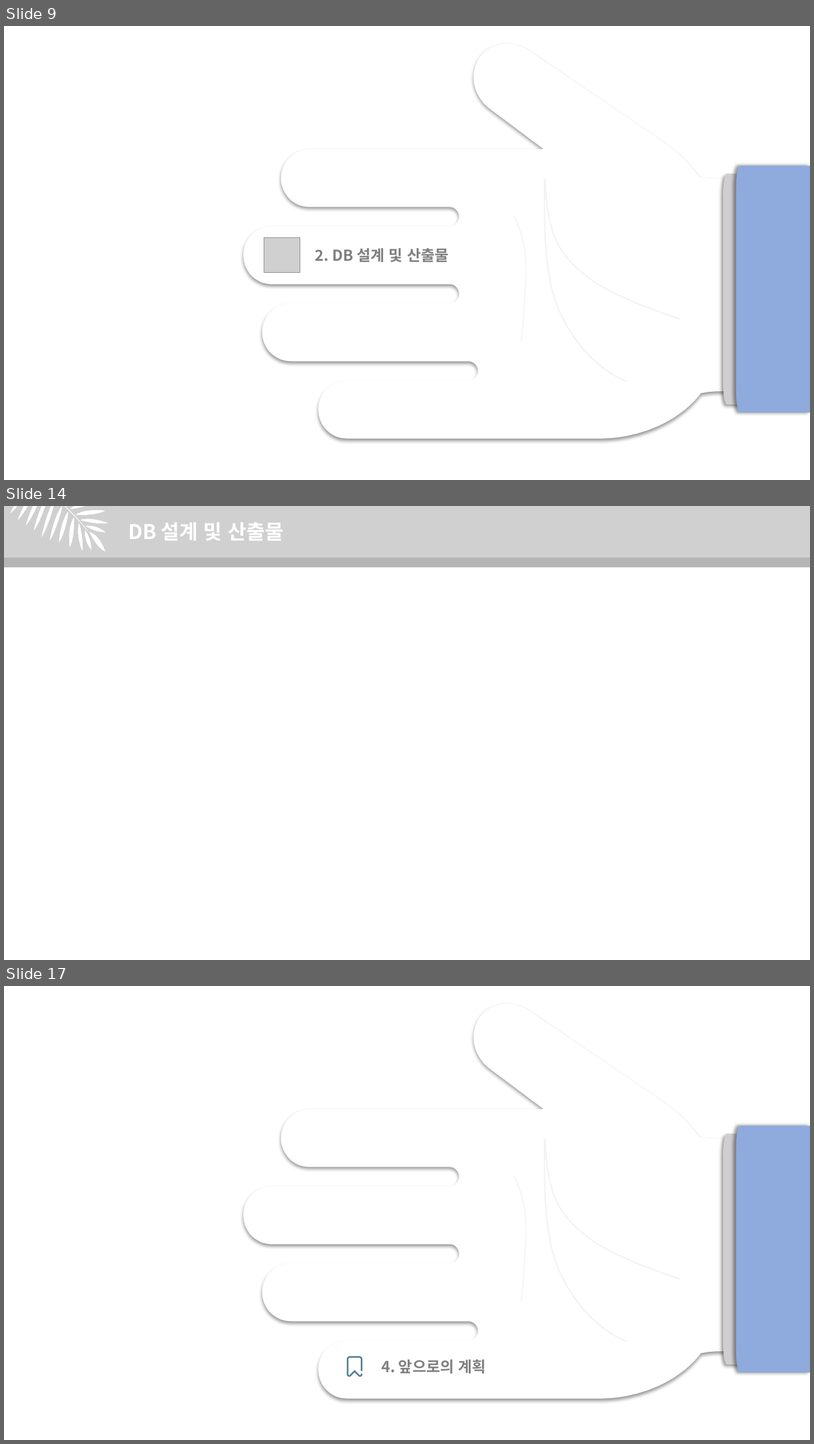
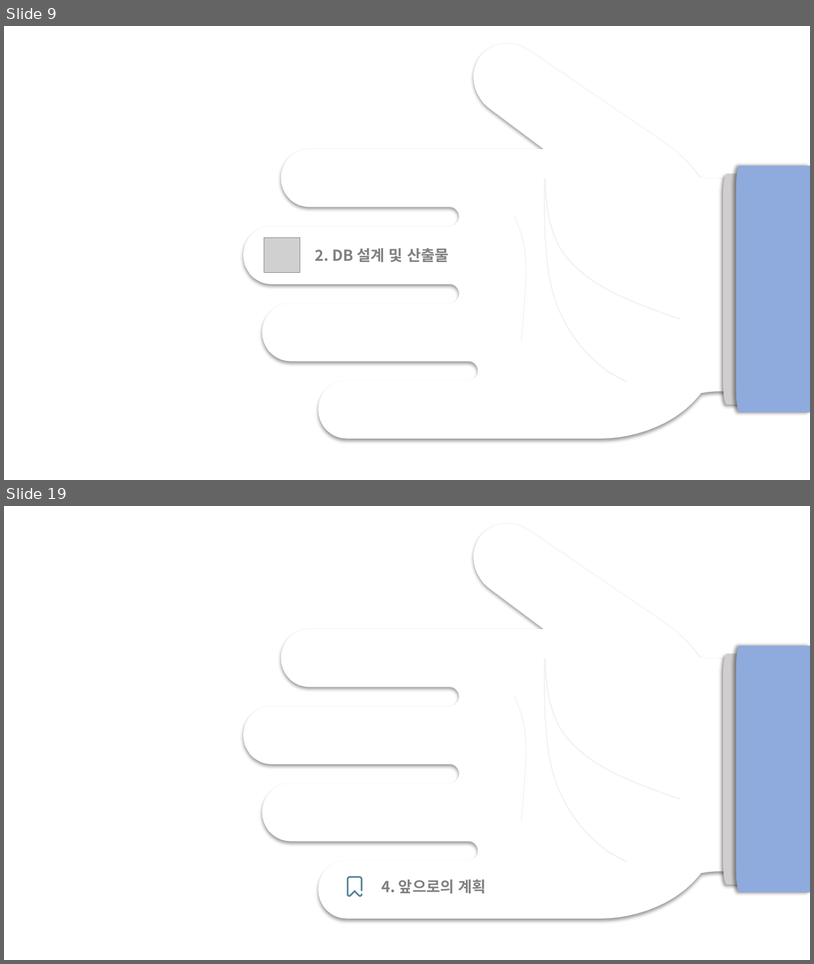
Before and after one commit to juhyeonjong2/EzenCompany, a slide deck: Documents/8. 발표/1. 중간발표/중간발표.pptx. Shown one above the other, each under a label of ours: slides 9, 14 and 17 before the commit, slides 9 and 19 after it; the slides between them are not shown. The pictures are 814x1444 and 814x964 pixels, drawn with LibreOffice and Linux fonts; fonts in the diff are those of the drawing; grey boxes stand for pictures. Boxes give left, top, right and bottom in pixels: in the first picture for what was removed or moved away, otherwise in the second. Text is boxed around its words. In the diff, an @@ line names an element or a change of style, - is before the commit and + after.

```diff
--- a/Documents/8. 발표/1. 중간발표/중간발표.pptx
+++ b/Documents/8. 발표/1. 중간발표/중간발표.pptx
@@ slide 14 removed at (x1=4, y1=506, x2=810, y2=960), background #FFFFFF @@
@@ rectangle removed at (x1=4, y1=507, x2=810, y2=567) @@
@@ picture removed at (x1=4, y1=506, x2=810, y2=567) @@
-      DB 설계 및 산출물
@@ freeform shape removed at (x1=4, y1=506, x2=108, y2=552) @@
@@ rectangle removed at (x1=4, y1=558, x2=810, y2=568) @@
@@ rectangle removed at (x1=4, y1=568, x2=810, y2=570) @@
@@ what was slide 17 is now slide 19 @@
```
Also in this commit, not shown: 12 slides changed, 6 slides added, 2 other slides removed.
